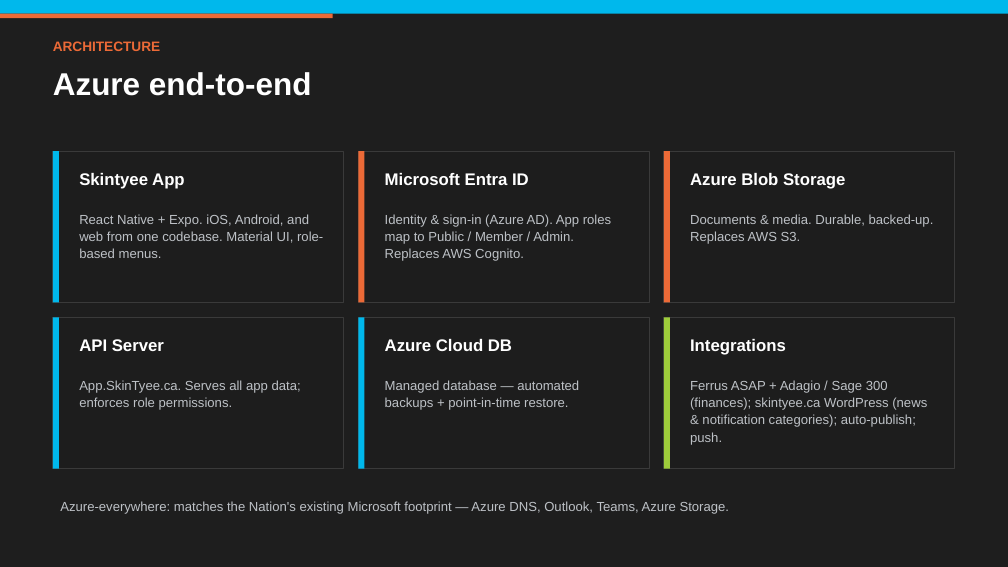
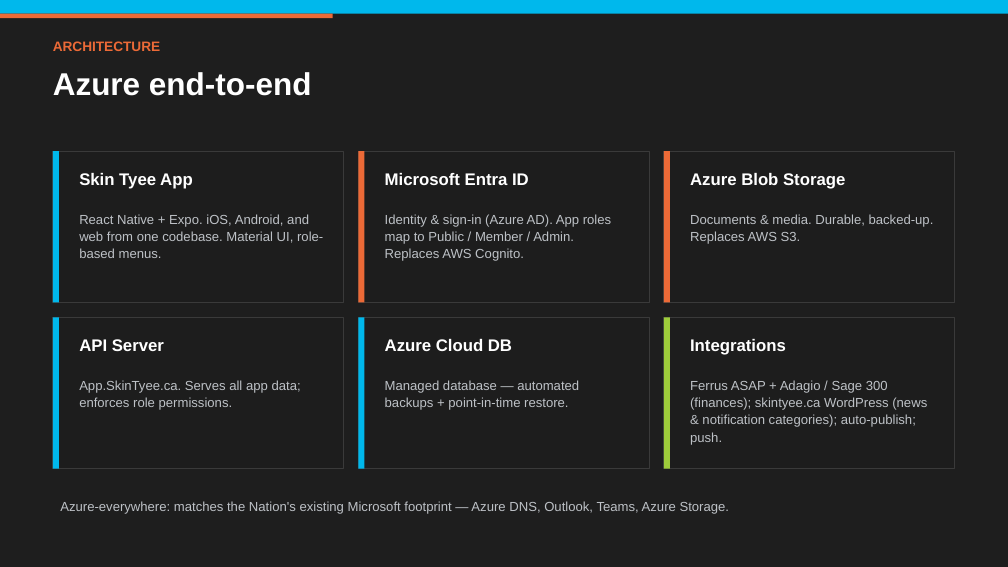
Before and after one commit to skintyeenation/webfront, a slide deck: slide 5 of docs/Skintyee-App-Proposal.pptx. Drawn at 1008x567 pixels with LibreOffice and Linux fonts; fonts in the diff are those of the drawing. Boxes give left, top, right and bottom in pixels: in the first picture for what was removed or moved away, otherwise in the second. Text is boxed around its words. In the diff, an @@ line names an element or a change of style, - is before the commit and + after.

```diff
--- a/docs/Skintyee-App-Proposal.pptx
+++ b/docs/Skintyee-App-Proposal.pptx
@@ text at <box>79,173,193,189</box>: text changed @@
-Skintyee App
+Skin Tyee App
```
Also in this commit, not shown: 3 other slides changed, 10 other files.
